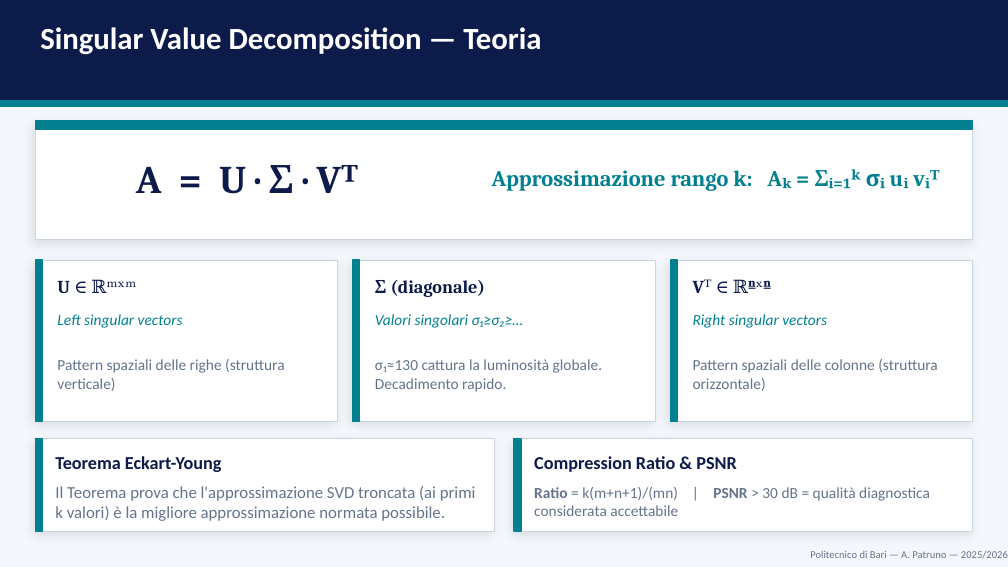
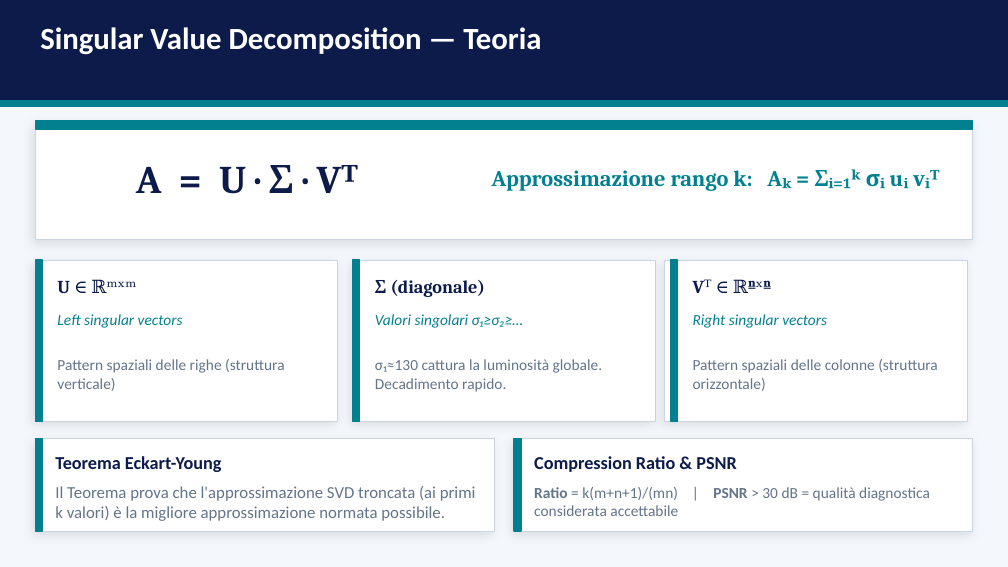
Before and after one commit to andreapatruno1/Image-Compression-and-Analysis, a slide deck: slide 5 of docs/SVD e PCA per l'analisi di immagini mediche.pptx. Drawn at 1008x567 pixels with LibreOffice and Linux fonts; fonts in the diff are those of the drawing. Boxes give left, top, right and bottom in pixels: in the first picture for what was removed or moved away, otherwise in the second. Text is boxed around its words. In the diff, an @@ line names an element or a change of style, - is before the commit and + after.

```diff
--- a/docs/SVD e PCA per l'analisi di immagini mediche.pptx
+++ b/docs/SVD e PCA per l'analisi di immagini mediche.pptx
@@ rectangle: place and size @@
-rectangle at box(670, 260, 973, 421)
+rectangle at box(664, 260, 967, 421)
@@ text removed at box(810, 551, 1008, 559) @@
-Politecnico di Bari — A. Patruno — 2025/2026
```
Also in this commit, not shown: 11 other slides changed, 1 slide added, 5 slides removed, 21 other files.
